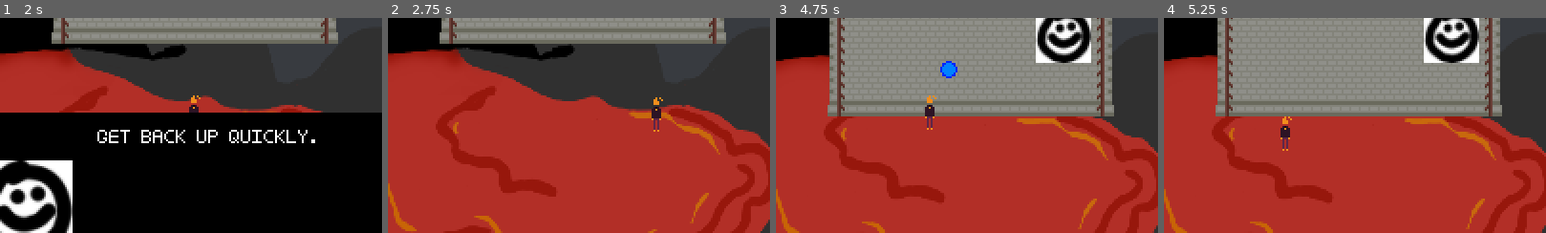
Above: before the commit, frames 1-4 (left to right).
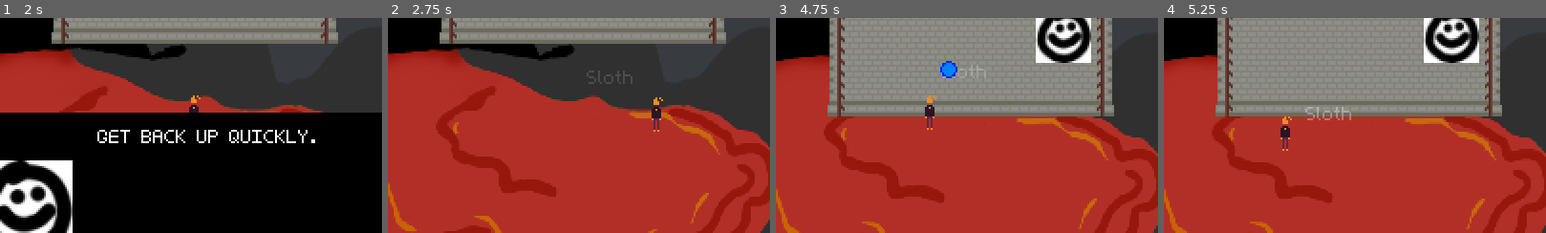
Above: after the commit, the same moments.

Repository: RegularSalamander/burnt-out-seven-sins
Game: Godot game, scene res://Scenes/Game.tscn
Same seed, same stepped clock (60 frames per second), same inputs: the game is played once before the commit and once after it.
Inputs:
- Up to frame 1 (2 s): tap Enter (ui_accept) at 0.5 s; hold Right (right) 0.53-1.28 s; tap Space (jump) at 0.77, 1.52 s; hold Down (ui_down) from 1.28 s (still down)
- Up to frame 2 (2.75 s): tap Enter (ui_accept) at 2 s; release Down (ui_down) at 2.03 s; hold Right (right) from 2.03 s (still down)
- Up to frame 3 (4.75 s): release Right (right) at 2.78 s; hold Up (ui_up) 2.78-3.53 s; tap Space (jump) at 3.02, 3.77, 4.52 s; hold Left (left) from 3.53 s (still down)
- Up to frame 4 (5.25 s): release Left (left) at 5.03 s; hold Down (ui_down) from 5.03 s (still down)
The pictures show only the part of the screen within x 24-74%, y 28-78%; the shares and areas given below are measured in that part.

Frame 1 is identical in both runs. In frame 2, 0.2% of the frame differs, in the area x 52-64%, y 24-31%; in frame 3, 0.2%; in frame 4, 0.2%.

Commit message:
powerups

Diff:
--- a/Scripts/Player.gd
+++ b/Scripts/Player.gd
@@ -17,6 +17,7 @@
 var reload_time = 0
 var sin_theta = 0
 
+var powerup_time = 0
 var i_frames = 0
 var health = 3
 var can_move = true
@@ -41,6 +42,7 @@
 
 func _physics_process(delta):
 	sin_theta += delta
+	powerup_time -= delta
 	reload_time -= delta
 	i_frames -= delta
 
@@ -80,12 +82,21 @@
 	if shooting and reload_time <= 0:
 		var new_bullet = bullet_scn.instance()
 		new_bullet.position = position
-		new_bullet.velocity = Vector2(0, -110)
-		new_bullet.time_to_live = 1
-		get_parent().add_child(new_bullet)
-		# half second reload
-		reload_time = 0.5
-		get_parent().sins[1] += 0.2 #greed up
+		if powerup_time <= 0:
+			new_bullet.velocity = Vector2(0, -110)
+			new_bullet.time_to_live = 1
+			get_parent().add_child(new_bullet)
+			# half second reload
+			reload_time = 0.5
+			get_parent().sins[1] += 0.1 #greed up
+		else:
+			new_bullet.velocity = Vector2(rng.randf_range(-50, 50), -110)
+			new_bullet.time_to_live = 1
+			get_parent().add_child(new_bullet)
+			# half second reload
+			reload_time = 0.1
+			get_parent().sins[1] += 0.04 #greed up, but 40% as much
+			get_parent().sins[2] += 0.1 #gluttony up
 
 	velocity *= moveSpeed
 	if shooting:
@@ -131,7 +142,7 @@
 			if area.get_parent().is_from_enemy:
 				get_parent().sins[4] += 0.6 #envy sin up
 	elif area.get_parent().name.begins_with("Powerup") or area.get_parent().name.begins_with("@Powerup"):
-		#TODO add powerup
+		powerup_time = 10 #10 seconds of powerups
 		area.get_parent().queue_free()
 		if area.get_parent().is_from_enemy:
 			get_parent().sins[4] += 0.6 #envy sin up
--- a/Scripts/WorldGen.gd
+++ b/Scripts/WorldGen.gd
@@ -11,8 +11,8 @@
 var screen_border
 var enemy_data
 
-var level = 0 #starts at 0, goes to 7
-var player_level = 0 #the level the player is actually in
+var level = 2 #starts at 0, goes to 7
+var player_level = 2 #the level the player is actually in
 var progress = 0 #progress through the level
 var difficulty = 1
 #0 is saint (easy),
